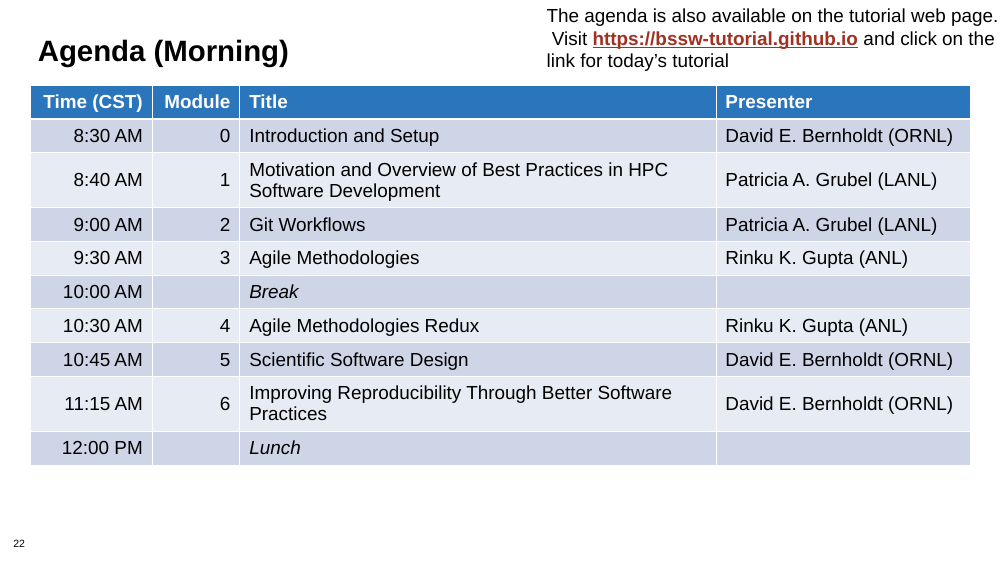
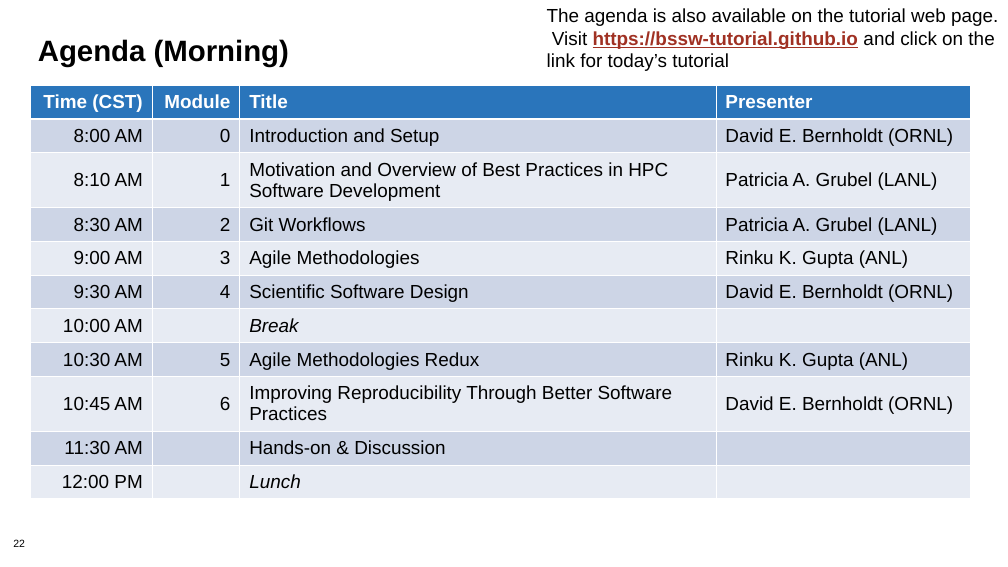
Before and after one commit to bssw-tutorial/presentations, a slide deck: slide 22 of overview.pptx. Drawn at 1008x567 pixels with LibreOffice and Linux fonts; fonts in the diff are those of the drawing; background and template pictures are left out. Boxes give left, top, right and bottom in pixels: in the first picture for what was removed or moved away, otherwise in the second. Text is boxed around its words. In the diff, an @@ line names an element or a change of style, - is before the commit and + after.

Commit message:
Add revised agenda to overview

```diff
--- a/overview.pptx
+++ b/overview.pptx
@@ table at [30, 85, 971, 519] @@
-row 2: 8:30 AM | 0 | Introduction and Setup | David E. Bernholdt (ORNL)
-row 3: 8:40 AM | 1 | Motivation and Overview of Best Practices in HPC Software Development | Patricia A. Grubel (LANL)
-row 4: 9:00 AM | 2 | Git Workflows | Patricia A. Grubel (LANL)
-row 5: 9:30 AM | 3 | Agile Methodologies | Rinku K. Gupta (ANL)
+row 2: 8:00 AM | 0 | Introduction and Setup | David E. Bernholdt (ORNL)
+row 3: 8:10 AM | 1 | Motivation and Overview of Best Practices in HPC Software Development | Patricia A. Grubel (LANL)
+row 4: 8:30 AM | 2 | Git Workflows | Patricia A. Grubel (LANL)
+row 5: 9:00 AM | 3 | Agile Methodologies | Rinku K. Gupta (ANL)
+row 6: 9:30 AM | 4 | Scientific Software Design | David E. Bernholdt (ORNL)
-row 8, column 2: 4
+row 8, column 2: 5
-row 9, column 2: 5
+row 9, column 2: 6
-row 9, column 3: Scientific Software Design
+row 9, column 3: Improving Reproducibility Through Better Software Practices
-row 9: 11:15 AM | 6 | Improving Reproducibility Through Better Software Practices | David E. Bernholdt (ORNL)
+row 10: 11:30 AM |  | Hands-on & Discussion | 
```
